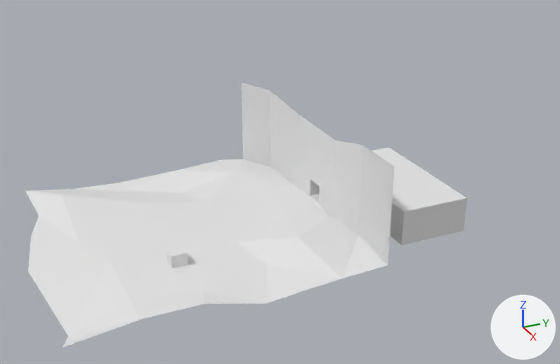
An edit to the OBJ model data/world.obj, drawn before and after from the same camera.
Both versions are drawn from a 50 mm lens placed at (82.6, -57.0, 47.2), pointed at (-4.8, -17.6, 3.4). The axes (+X, +Y, +Z) are drawn at lower right. The lights are the same throughout. Where no turn or scale is listed for an object, it has been applied to the vertices.
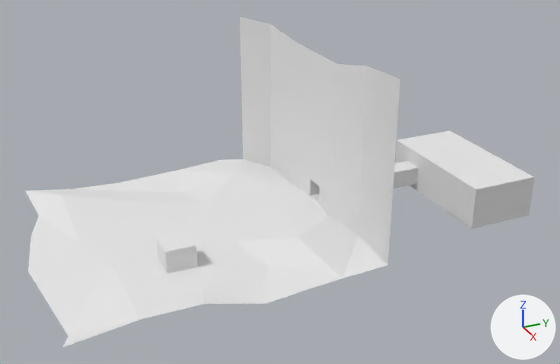
The newer file is also turned or shifted as a whole; pictures and numbers use the older file's frame.

The edits, one by one:
Material 'Material' (mat_material) is new.
Its base color is (0.8, 0.8, 0.8) (white #e7e7e7).
Its roughness is 1.0.
me_cube is used by ob_cube; location (0.0, 0.0, 0.0).
Verts and faces of me_cube; kept vertices keep their numbers, new ones are numbered from 66.
Before the commit, vertices of me_cube: 54 (-0.1, -35.2, -2.5), 55 (-0.1, -35.2, -0.5) at pixel (166, 249), 56 (-0.1, -33.2, -2.5), 57 (-0.1, -33.2, -0.5) at pixel (182, 245), 58 (1.9, -35.2, -2.5).
Before the commit, vertices of me_cube: 59 (1.9, -35.2, -0.5) at pixel (171, 256), 60 (1.9, -33.2, -2.5), 61 (1.9, -33.2, -0.5) at pixel (187, 253).
me_cube had 66 vertices, 104 faces and spanned x -28.8..13.3, y -51.4..4.9, z -3.6..11.7.
me_cube now has 72 vertices, 114 faces and spans x -28.8..13.3, y -51.4..16.2, z -3.6..22.2.
Part 1, on me_cube:
2 vertices are removed from x -27.6..13.3, y -14.0..-11.3, z 10.5..11.7.
6 faces are deleted.
8 vertices in x -13.2..6.8, y -5.1..4.9, z -3.3..0.5 move by (0.0, 11.3, 0.0).
4 vertices in x -13.2..6.8, y -5.1..4.9, z 1.7 move by (0.0, 11.3, 1.0).
4 vertices move from x -24.8..2.4, y -10.5..-9.2, z 9.2..10.1 to x -24.8..2.4, y -10.5..-9.2, z 9.9..10.9.
8 vertices are added at x -27.6..13.3, y -14.0..-9.2, z 11.3..22.2.
16 new faces join them.
Part 2, on me_cube:
Vertex 54 moves to (-1.1, -36.1, -3.1).
Vertex 55 moves to (-1.1, -36.1, 0.8), pixel (156, 237).
Vertex 56 moves to (-1.1, -32.2, -3.1).
Vertex 57 moves to (-1.1, -32.2, 0.8), pixel (186, 231).
Vertex 58 moves to (2.8, -36.1, -3.1).
Vertex 59 moves to (2.8, -36.1, 0.8), pixel (165, 252).
Vertex 60 moves to (2.8, -32.2, -3.1).
Vertex 61 moves to (2.8, -32.2, 0.8), pixel (196, 245).
me_cube now uses material mat_material (white #e7e7e7).

Location of each change, [x1, y1, x2, y2] in pixels of the pictures (560 x 364 px; the box of a moved part takes in the faces that stretch with it):
'Cube', reshaped (15% wider, 25% taller)
    before: [26, 83, 467, 347]
    after: [26, 17, 535, 347]
part 1 of me_cube, built on
    before: [241, 83, 467, 265]
    after: [240, 17, 535, 265]
part 2 of me_cube, moved or reshaped
    before: [166, 246, 188, 268]
    after: [156, 232, 197, 273]
